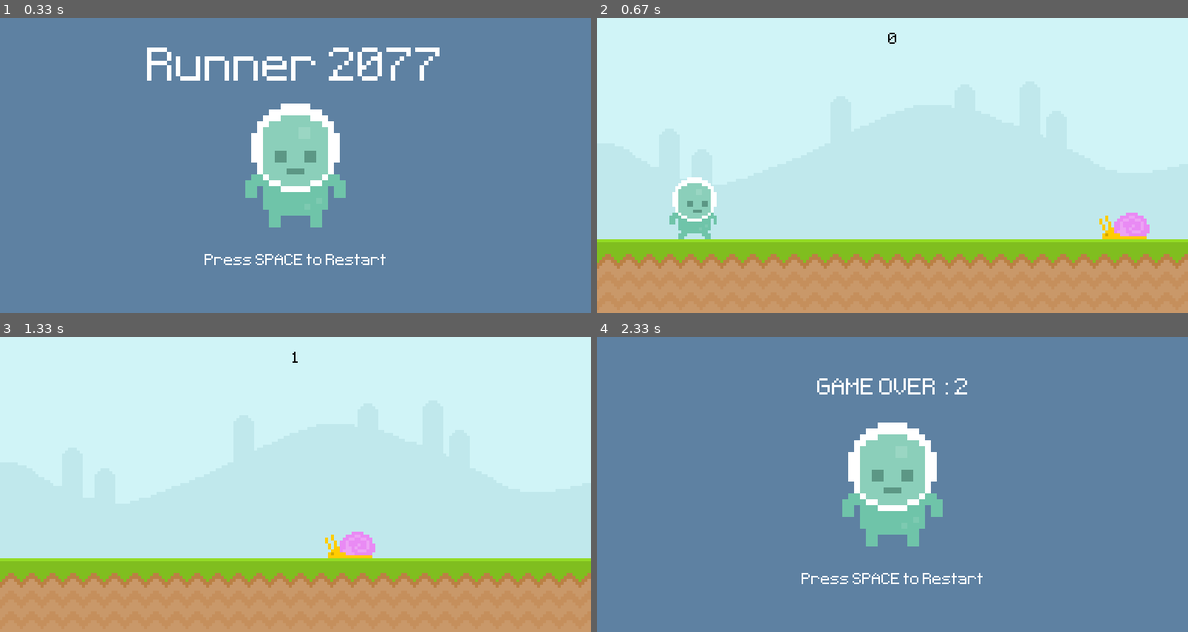
Above: before the commit, frames 1-4 (two rows, left to right).
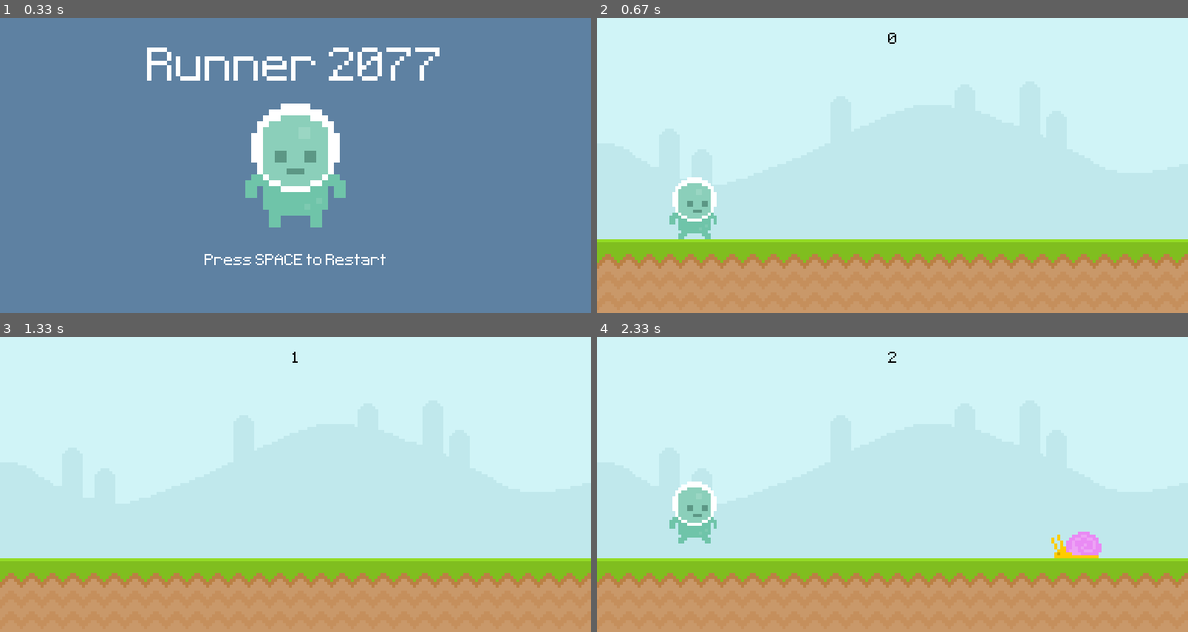
Above: after the commit, the same moments.

Repository: watch14/Pygame
Game: pygame game, started from Runer 2077.py
The game is run twice, just before and just after one commit, with the same random seed, the same clock (stepped at 60 frames per second) and the same inputs.
Inputs (mouse positions are in pixels of both pictures, inside the frame that each line leads up to):
- Up to frame 1 (0.33 s): no input
- Up to frame 2 (0.67 s): tap Space at 0.33 s
- Up to frame 3 (1.33 s): click (94, 525) at 0.72 s; click (112, 440) at 1.05 s
- Up to frame 4 (2.33 s): tap Space at 1.83, 2.23 s

Frame 1 is identical in both runs. In frame 2, 0.6% of the frame differs, in the area x 85-94%, y 66-75%; in frame 3, 0.6%; in frame 4, 100%, in the area x 0-100%, y 0-100%.

Commit message:
obstacle list

Diff:
--- a/Runer 2077.py
+++ b/Runer 2077.py
@@ -1,5 +1,6 @@
 import pygame
 from sys import exit
+from random import randint
 
 def display_score():
 
@@ -9,6 +10,18 @@
 
     screen.blit(score_surf, score_rect)
     return curent_time
+
+def obstacle_movement(obstacle_list):
+    if obstacle_list:
+        for obstacle_rect in obstacle_list:
+            obstacle_rect.x -= 3.75
+
+            screen.blit(snail_img, obstacle_rect)
+
+        obstacle_list = [obstacle for obstacle in obstacle_list if obstacle.x > -100]
+
+        return obstacle_list
+    else : return []
 
 pygame.init()
 
@@ -45,16 +58,18 @@
 stand_rect = player_stand.get_rect(center = (400, 200))
 
 
-
 press_surf = font_test.render('Press SPACE to Restart', False, 'white')
 press_rect = press_surf.get_rect(center = (400, 330))
 ##############################################################################
 
 
-
+## obstacles
 # snail
 snail_img = pygame.image.load('graphics/snail/snail1.png').convert_alpha()
 snail_rect = snail_img.get_rect(midbottom = (600, 300))
+
+obstacle_rect_list = []
+
 
 #player
 player_img = pygame.image.load('graphics/player/player_walk_1.png').convert_alpha()
@@ -64,7 +79,7 @@
 
 #timer
 obstacle_timer = pygame.USEREVENT + 1
-pygame.time.set_timer(obstacle_timer, 900)
+pygame.time.set_timer(obstacle_timer, 1500)
 
 #game variable
 game_active = False
@@ -90,14 +105,15 @@
                 if event.key == pygame.K_SPACE:
                         if player_rect.bottom >= 300: player_gravity = -11
 
+            if event.type == obstacle_timer:
+                obstacle_rect_list.append(snail_img.get_rect(midbottom = (randint(900, 1100), 300)))
+
         else:
             if event.type == pygame.KEYDOWN and event.key == pygame.K_SPACE:
                 game_active = True
                 snail_rect.left = 800
                 start_time = int (pygame.time.get_ticks() / 1000)
 
-        if event.type == obstacle_timer:
-            print("test")
 
     if game_active:
         ## all elaments
@@ -108,16 +124,20 @@
 
         score = display_score()
 
-        # snail / movement
-        snail_rect.x -= 3.5
-        if snail_rect.right < 0: snail_rect.left = 850
-        screen.blit(snail_img, snail_rect)
+        # # snail / movement
+        # snail_rect.x -= 3.5
+        # if snail_rect.right < 0: snail_rect.left = 850
+        # screen.blit(snail_img, snail_rect)
 
         # player / jump
         player_gravity += 0.35
         player_rect.y += player_gravity
         if player_rect.bottom >= 300: player_rect.bottom = 300
         screen.blit(player_img, player_rect)
+
+        #obstacle mouvement
+        obstacle_rect_list =  obstacle_movement(obstacle_rect_list)
+
 
         #collision
         if snail_rect.colliderect(player_rect):
--- a/tempCodeRunnerFile.py
+++ b/tempCodeRunnerFile.py
@@ -1 +1,2 @@
-score
+    if event.type == obstacle_timer:
+                print("test")
